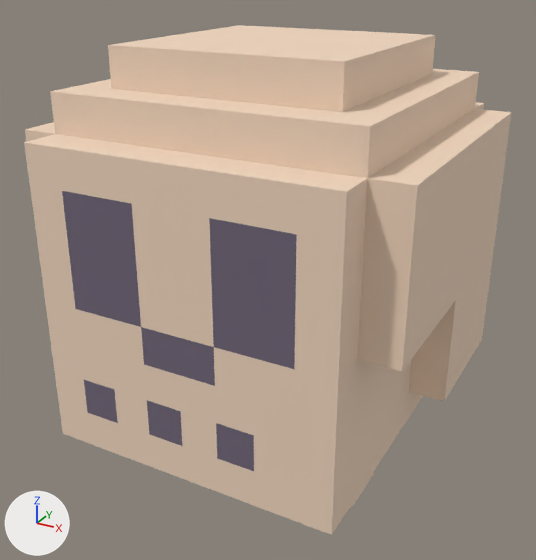
A saved change to the glTF model example_project/models/skeleton_f.glb.
Rendered twice from a 50 mm lens placed at (0.199, -0.39, 1.728), pointed at (-0.013, -0.004, 1.536). Every picture has the same lights, and +X, +Y and +Z are marked at lower left. The picture after the commit comes second. Vertices at exactly the same position are counted once.

The first picture shows 'geometry_0'.
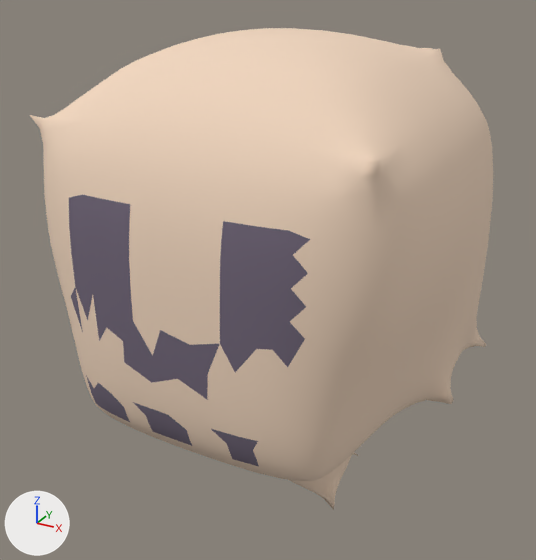
What differs and where, as boxes [x1, y1, x2, y2] in the pictures (536 x 560 px):
```json
{"object": "geometry_0", "change": "reshaped", "before": [24, 25, 512, 535], "after": [30, 28, 493, 510]}
{"part": 1, "of": "me_mesh_0", "change": "rebuilt", "before": [24, 25, 512, 535], "after": [30, 28, 493, 510]}
{"part": 2, "of": "me_mesh_0", "change": "deleted", "before": [349, 471, 374, 510], "on screen": "mostly hidden"}
```

Scene script edits in JSON lines:
```json
{"block": "me_mesh_0", "where": "# used by ob_geometry_0; location = (0.0, 0.0, 0.0)"}
{"op": "remove", "block": "me_mesh_0", "code": "me_mesh_0.from_pydata(...)  # 107 vertices, 152 faces; spans x -0.116..0.109, y -0.118..0.107, z 1.364..1.684"}
{"op": "add", "block": "me_mesh_0", "code": "me_mesh_0.from_pydata(...)  # 2502 vertices, 5000 faces; spans x -0.121..0.113, y -0.124..0.113, z 1.357..1.69"}
{"block": "me_mesh_0", "change": "me_mesh_0 part 1: the loose piece of 83 vertices spanning x -0.116..0.109, y -0.118..0.107, z 1.459..1.684 is rebuilt with 2502 vertices and now spans x -0.121..0.113, y -0.124..0.113, z 1.357..1.69"}
{"block": "me_mesh_0", "change": "me_mesh_0 part 2: the loose piece of 24 vertices spanning x -0.042..0.048, y -0.014..0.076, z 1.364..1.459 is deleted"}
```
